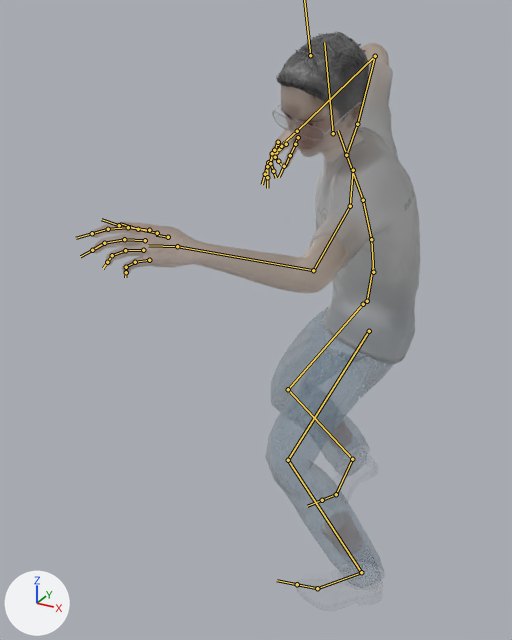
The FBX model Assets/Dylan@House Dancing.fbx as it was, and as the next commit left it.
The view is the same before and after, from a camera (50 mm lens) standing at (0.195, -1.842, 1.591) and looking at (-0.624, -0.352, 0.846). Arrows for +X, +Y and +Z are at lower left; the lights stay in place. Both versions are drawn at frame 608 of the action 'mixamo.com'; the numbers are the values there. The bones that bend it are drawn over the model as lines.

Names of what the first picture shows: 'dylanMesh', 'low-polyMesh', 'm_opticals01Mesh', 'male_casualsuit06Mesh', 'short01Mesh'.
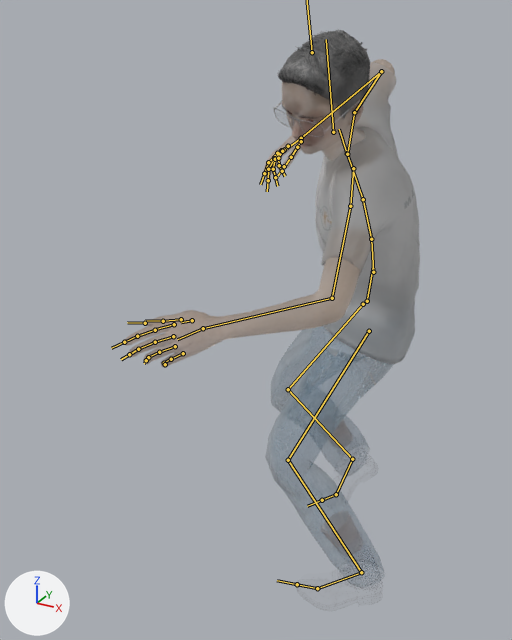
Location of each change, (x1, y1, x2, y2) in pixels of the pictures (512 x 640 px):
'dylanMesh', posed (9% narrower)
    before: (92, 43, 389, 556)
    after: (124, 59, 395, 556)
'male_casualsuit06Mesh', posed
    before: (265, 58, 420, 576)
    after: (265, 63, 420, 576)
'short01Mesh', posed
    before: (276, 31, 369, 120)
    after: (278, 29, 370, 118)
'm_opticals01Mesh', posed
    before: (272, 102, 365, 141)
    after: (273, 100, 366, 137)
'eyebrow009Mesh', posed
    before: (281, 108, 318, 122)
    after: (282, 105, 321, 119)
bone 'mixamorig:LeftShoulder', root to tip
    before: (353, 170) to (350, 206)
    after: (353, 168) to (350, 206)
bone 'mixamorig:LeftArm', root to tip
    before: (350, 206) to (313, 270)
    after: (350, 206) to (332, 298)
bone 'mixamorig:RightShoulder', root to tip
    before: (346, 155) to (357, 124)
    after: (347, 154) to (354, 112)
bone 'mixamorig:RightArm', root to tip
    before: (357, 124) to (375, 56)
    after: (354, 112) to (381, 71)

What the commit changed:
Bone 'mixamorig:Spine' (bone_mixamorig_spine) turns from (16, 5, -9) to (16, 4, -8) degrees about its own x, y and z.
Bone 'mixamorig:LeftShoulder' (bone_mixamorig_leftshoulder) turns from (-3, 8, 17) to (1, 7, 18) degrees about its own x, y and z.
Bone 'mixamorig:LeftArm' (bone_mixamorig_leftarm) turns from (-49, -36, 48) to (-23, -39, 26) degrees about its own x, y and z.
Bone 'mixamorig:RightShoulder' (bone_mixamorig_rightshoulder) turns from (-32, 12, 22) to (-51, 18, 16) degrees about its own x, y and z.
Bone 'mixamorig:RightArm' (bone_mixamorig_rightarm) turns from (-39, -2, 7) to (-2, -24, 6) degrees about its own x, y and z.
